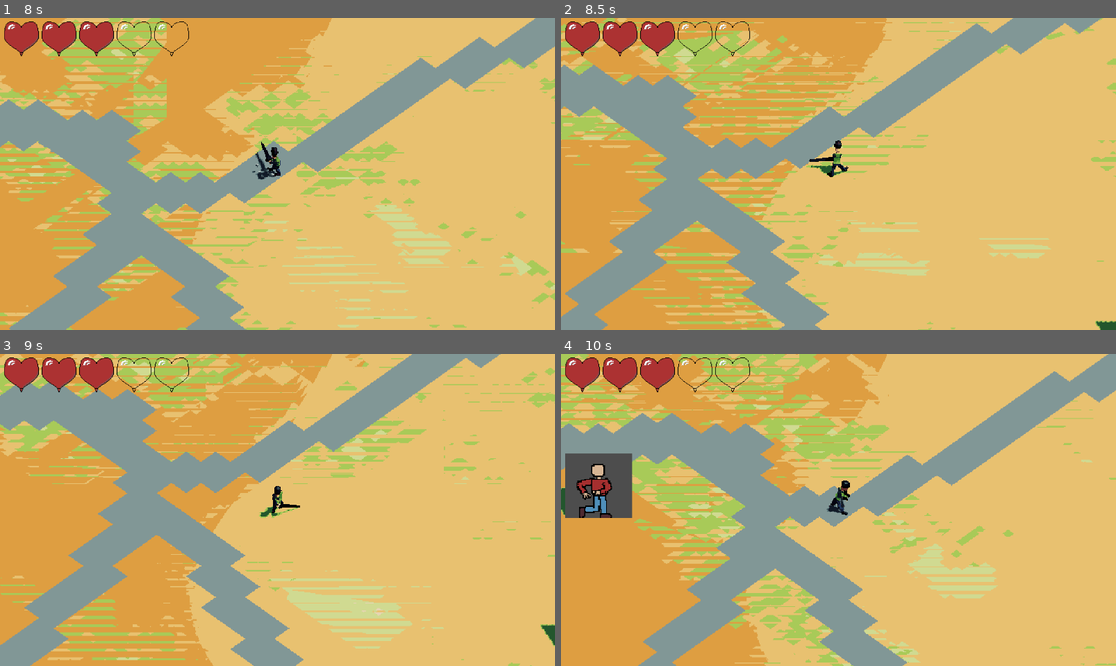
Above: before the commit, frames 1-4 (two rows, left to right).
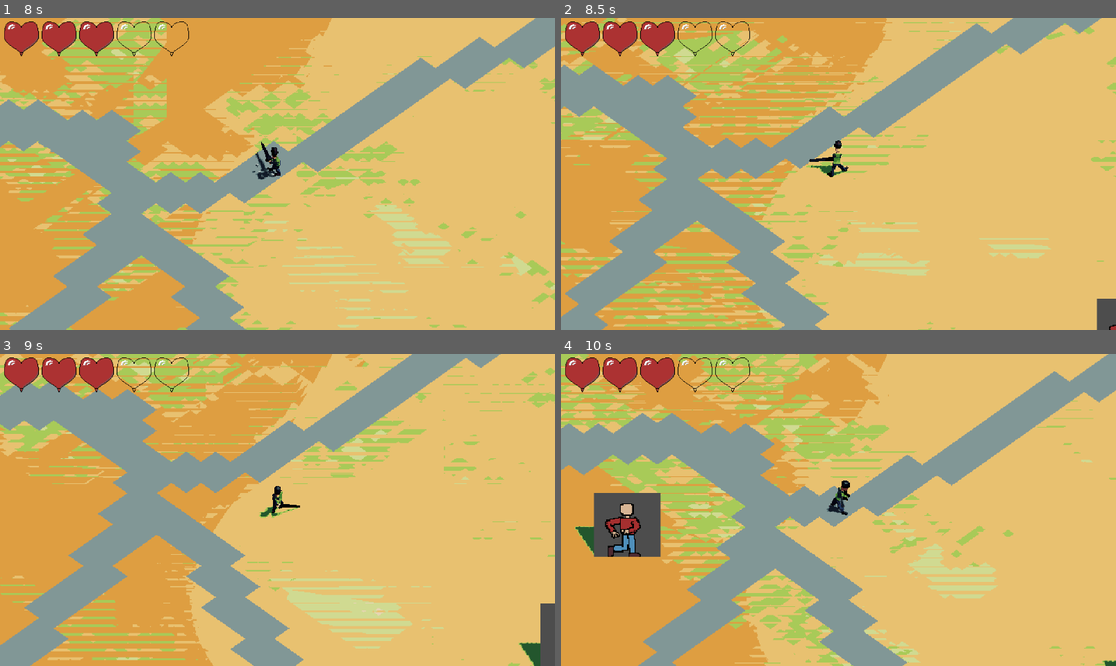
Above: after the commit, the same moments.

Repository: LargeMitchell/GMTKJAM2024
Game: Godot game, scene res://core/root.tscn
Same seed, same stepped clock (60 frames per second), same inputs: the game is played once before the commit and once after it.
Inputs (mouse positions are in pixels of both pictures, inside the frame that each line leads up to):
- Up to frame 1 (8 s): tap Enter (ui_accept) at 0.5, 0.77, 1.52, 3.02, 3.77, 4.52, 6.02, 6.77, 7.52 s; move the mouse to (399, 158) at 0.52 s; press the mouse at (399, 158) at 0.53 s; hold D (right) 0.53-1.28 s; move the mouse to (166, 189) at 1.27 s; release the mouse at (166, 189) at 1.28 s; hold S (down) 1.28-2.03 s; click (166, 189) at 1.35 s; move the mouse to (333, 105) at 2.02 s; press the mouse at (333, 105) at 2.03 s; hold D (right) 2.03-2.78 s; move the mouse to (249, 236) at 2.77 s; release the mouse at (249, 236) at 2.78 s; hold W (up) 2.78-3.53 s; click (249, 236) at 2.85 s; move the mouse to (444, 220) at 3.52 s; press the mouse at (444, 220) at 3.53 s; hold A (left) 3.53-5.03 s; move the mouse to (111, 127) at 4.27 s; release the mouse at (111, 127) at 4.28 s; click (111, 127) at 4.35 s; move the mouse to (305, 174) at 5.02 s; press the mouse at (305, 174) at 5.03 s; hold S (down) 5.03-5.78 s; move the mouse to (194, 96) at 5.77 s; release the mouse at (194, 96) at 5.78 s; hold D (right) 5.78-6.53 s; click (194, 96) at 5.85 s; move the mouse to (399, 158) at 6.52 s; press the mouse at (399, 158) at 6.53 s; hold W (up) 6.53-7.28 s; move the mouse to (166, 189) at 7.27 s; release the mouse at (166, 189) at 7.28 s; hold D (right) from 7.28 s (still down); click (166, 189) at 7.35 s
- Up to frame 2 (8.5 s): move the mouse to (894, 105) at 8.02 s; release D (right) at 8.03 s; press the mouse at (894, 105) at 8.03 s; hold S (down) from 8.03 s (still down)
- Up to frame 3 (9 s): move the mouse to (249, 572) at 8.77 s; release S (down) at 8.78 s; release the mouse at (249, 572) at 8.78 s; hold A (left) from 8.78 s (still down); click (249, 572) at 8.85 s
- Up to frame 4 (10 s): tap Enter (ui_accept) at 9.02, 9.77 s; move the mouse to (1005, 556) at 9.52 s; release A (left) at 9.53 s; press the mouse at (1005, 556) at 9.53 s; hold W (up) from 9.53 s (still down)

Frame 1 is identical in both runs. In frame 2, 1.7% of the frame differs, in the area x 0-100%, y 0-100%; in frame 3, 0.9%; in frame 4, 4.4%, in the area x 0-100%, y 31-100%.

Commit message:
Fixed enemy navmesh

Diff:
--- a/level/game.tscn
+++ b/level/game.tscn
@@ -22,8 +22,9 @@
 reflected_light_source = 1
 
 [sub_resource type="NavigationMesh" id="NavigationMesh_vnid2"]
-vertices = PackedVector3Array(-9.5, 0.5, -9.5, -9.5, 0.5, 9.5, 9.5, 0.5, 9.5, 9.5, 0.5, -9.5)
-polygons = [PackedInt32Array(3, 2, 0), PackedInt32Array(0, 2, 1)]
+vertices = PackedVector3Array(-9938.5, -0.0158, 4.5, -188.5, -0.0158, 4.5, -188.5, -0.0158, -145.5, 11.5, -0.0158, -195.5, 11.5, -0.0158, -9945.5, -9938.5, -0.0158, -9945.5, 161.5, -0.0158, -195.5, 211.5, -0.0158, 4.5, 9961.5, -0.0158, 4.5, 9961.5, -0.0158, -9945.5, -88.5, 0.4842, -95.5, -88.5, 0.4842, 154.5, 111.5, 0.4842, 154.5, 111.5, 0.4842, -95.5, 11.5, -0.0158, 9954.5, 11.5, -0.0158, 254.5, -188.5, -0.0158, 204.5, -9938.5, -0.0158, 9954.5, 211.5, -0.0158, 204.5, 9961.5, -0.0158, 9954.5)
+polygons = [PackedInt32Array(2, 1, 0), PackedInt32Array(3, 2, 4), PackedInt32Array(4, 2, 5), PackedInt32Array(5, 2, 0), PackedInt32Array(6, 3, 4), PackedInt32Array(7, 6, 8), PackedInt32Array(8, 6, 9), PackedInt32Array(9, 6, 4), PackedInt32Array(13, 12, 10), PackedInt32Array(10, 12, 11), PackedInt32Array(15, 14, 16), PackedInt32Array(16, 14, 17), PackedInt32Array(16, 17, 0), PackedInt32Array(0, 1, 16), PackedInt32Array(18, 7, 8), PackedInt32Array(15, 18, 14), PackedInt32Array(14, 18, 19), PackedInt32Array(19, 18, 8)]
+cell_size = 50.0
 
 [node name="Game" type="Node3D"]
 
